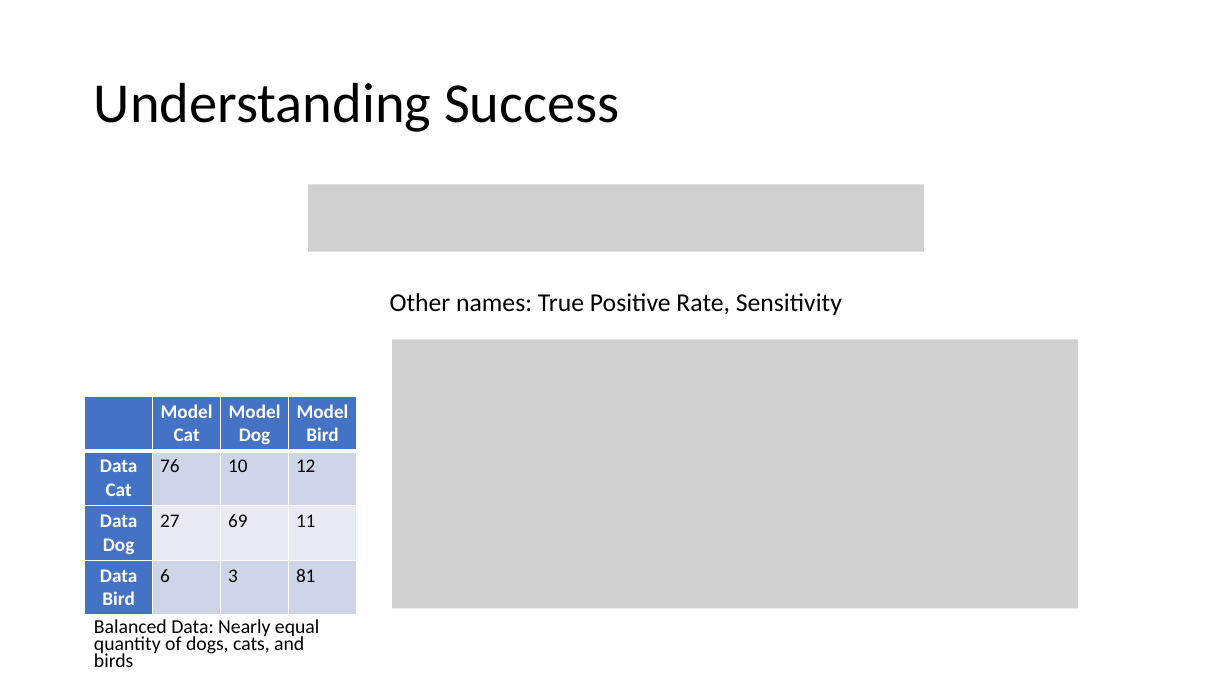
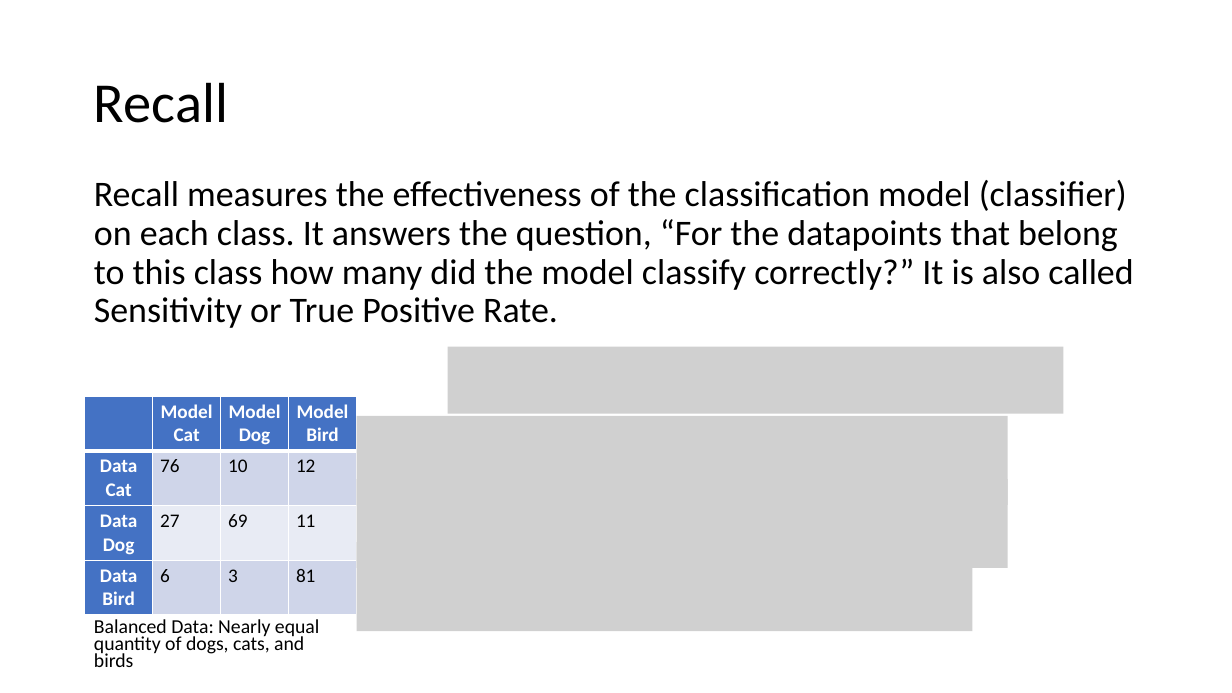
Before and after one commit to meenakshsundaram/AIML, a slide deck: slide 8 of DecisionTrees/DecisionTrees.pptx (slide 5 before the commit). Drawn at 1232x693 pixels with LibreOffice and Linux fonts; fonts in the diff are those of the drawing; grey boxes stand for pictures. Boxes give left, top, right and bottom in pixels: in the first picture for what was removed or moved away, otherwise in the second. Text is boxed around its words. In the diff, an @@ line names an element or a change of style, - is before the commit and + after.

Commit message:
Cleaned up the Success Metrics and added Section for Bias Variance Trade Off, Decision Trees

```diff
--- a/DecisionTrees/DecisionTrees.pptx
+++ b/DecisionTrees/DecisionTrees.pptx
@@ title at [94,82,228,123]: text changed @@
-Understanding Success
+Recall
@@ text added at [94,180,1133,328], 28 pt, text #000000 @@
+Recall measures the effectiveness of the classification model (classifier) on each class. It answers the question, “For the datapoints that belong to this class how many did the model classify correctly?” It is also called Sensitivity or True Positive Rate.
@@ picture removed at [308,185,924,252] @@
@@ text removed at [390,293,842,315] @@
-Other names: True Positive Rate, Sensitivity
@@ picture removed at [392,339,1079,608] @@
@@ picture added at [447,347,1064,414] @@
@@ picture added at [357,416,1008,505] @@
@@ picture added at [357,479,1008,567] @@
@@ picture added at [357,543,973,631] @@
```
Also in this commit, not shown: 7 other slides changed, 4 slides added.
